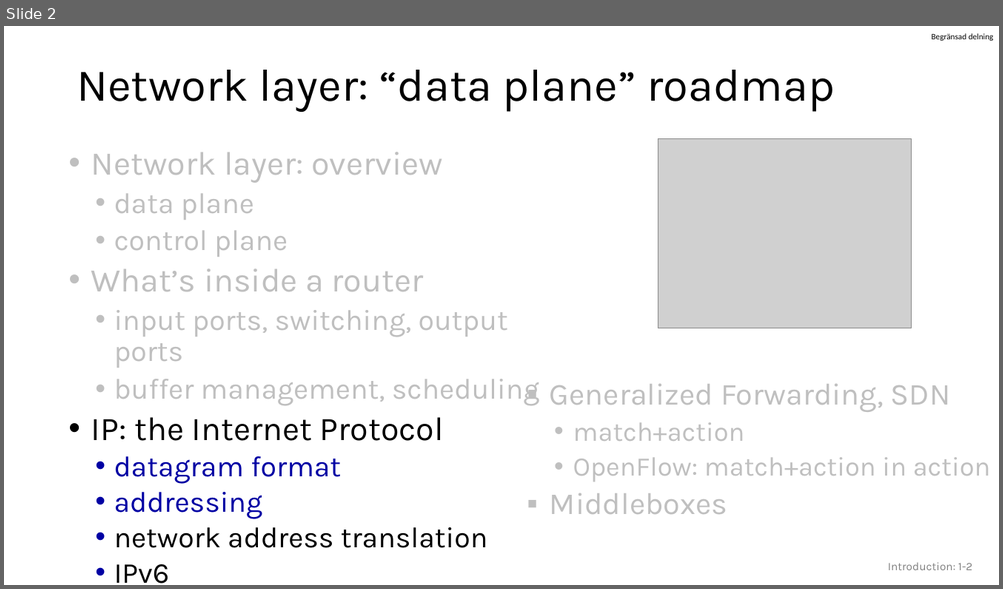
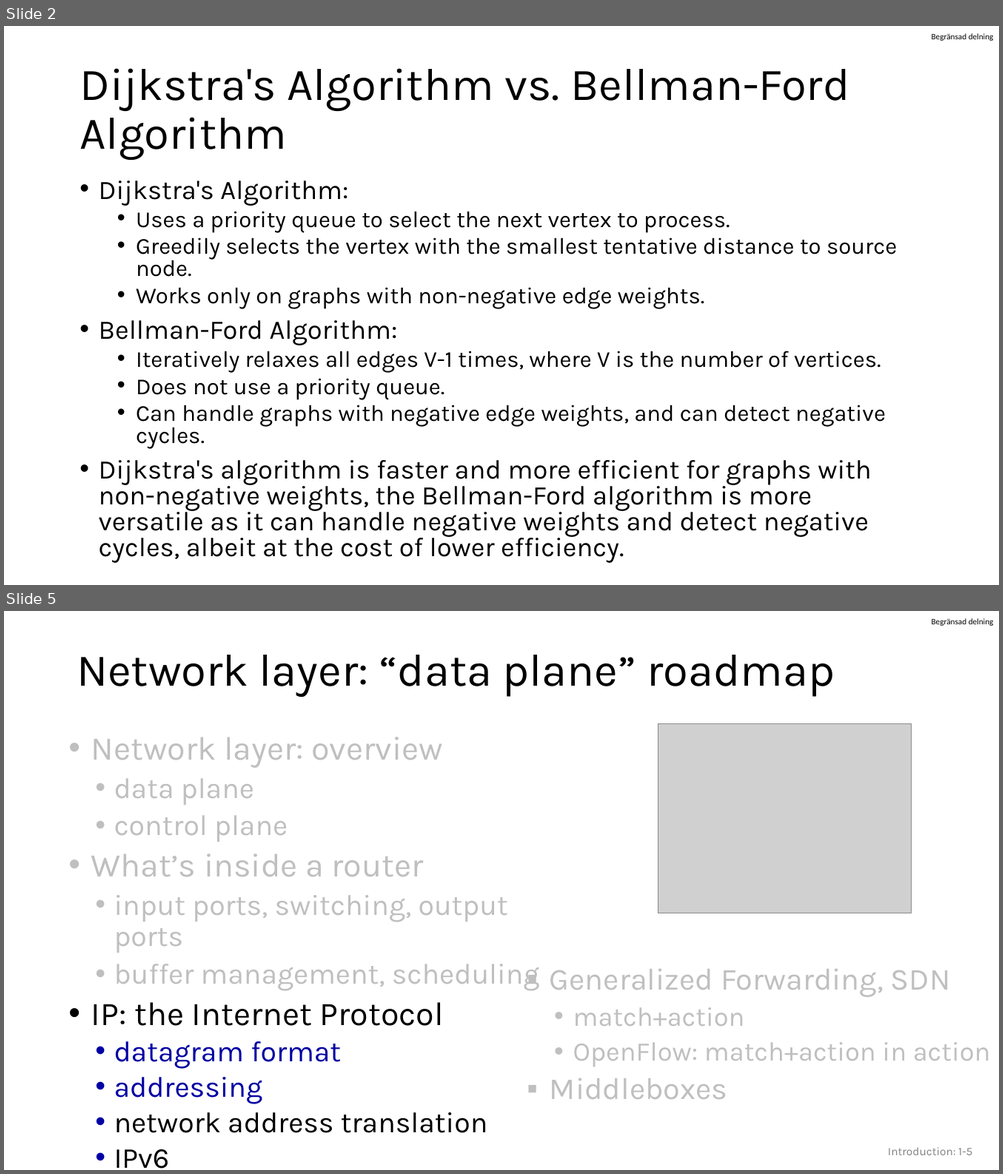
Before and after one commit to guhofstra/CSC175, a slide deck: PPTs/Leftovers.pptx. Shown one above the other, each under a label of ours: slide 2 before the commit, slides 2 and 5 after it; the slides between them are not shown. The pictures are 1003x589 and 1003x1174 pixels, drawn with LibreOffice and Linux fonts; fonts in the diff are those of the drawing; grey boxes stand for pictures. Boxes give left, top, right and bottom in pixels: in the first picture for what was removed or moved away, otherwise in the second. Text is boxed around its words. In the diff, an @@ line names an element or a change of style, - is before the commit and + after.

```diff
--- a/PPTs/Leftovers.pptx
+++ b/PPTs/Leftovers.pptx
@@ slide 2 added at [4,26,999,585], background #FFFFFF; not listed: 1 template element that a slide beside it also shows @@
@@ title added at [79,68,849,160], 44 pt, text #000000 @@
+Dijkstra's Algorithm vs. Bellman-Ford Algorithm
@@ text added at [99,181,896,537], 22.2 pt, text #000000 @@
+• Dijkstra's Algorithm:
+  • Uses a priority queue to select the next vertex to process.
+  • Greedily selects the vertex with the smallest tentative distance to source node.
+  • Works only on graphs with non-negative edge weights.
+• Bellman-Ford Algorithm:
+  • Iteratively relaxes all edges V-1 times, where V is the number of vertices.
+  • Does not use a priority queue.
+  • Can handle graphs with negative edge weights, and can detect negative cycles.
+• Dijkstra's algorithm is faster and more efficient for graphs with non-negative weights, the Bellman-Ford algorithm is more versatile as it can handle negative weights and detect negative cycles, albeit at the cost of lower efficiency.
@@ what was slide 2 is now slide 5 @@
@@ page number at [888,1147,972,1156]: text changed @@
-Introduction: 1-2
+Introduction: 1-5
```
Also in this commit, not shown: 2 other slides added, 5 other files.
